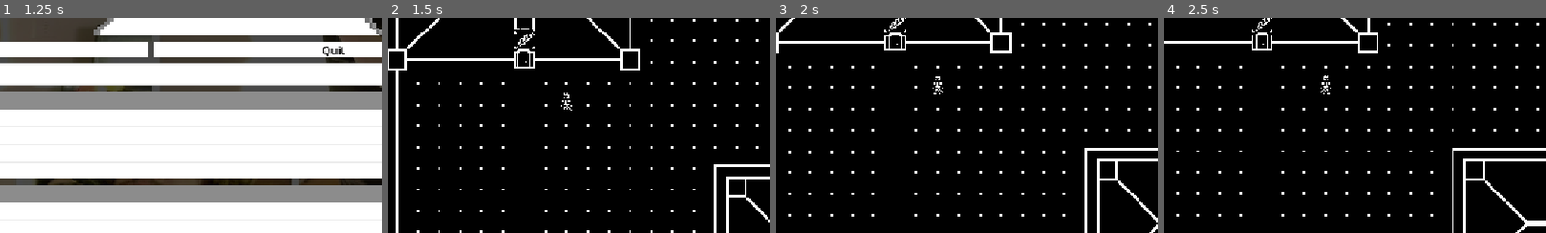
Above: before the commit, frames 1-4 (left to right).
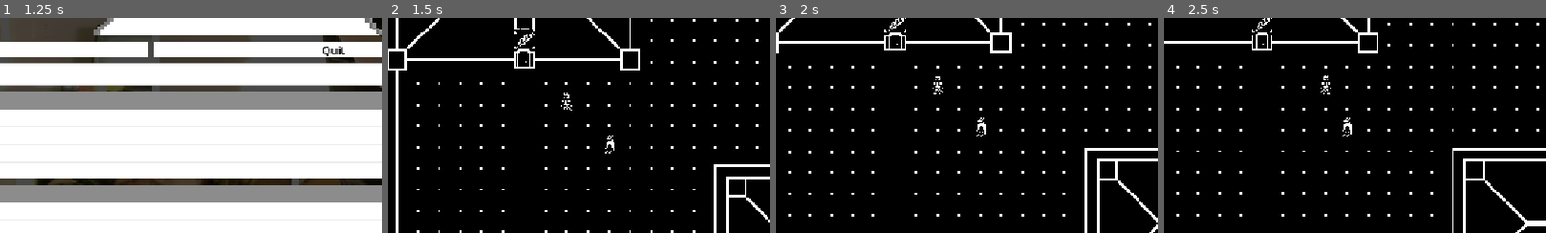
Above: after the commit, the same moments.

Repository: JohnScuzzman/Gnoll-Pointer-Godot-Game
Game: Godot game, scene res://level/main_menu.tscn
The game is run twice, just before and just after one commit, with the same random seed, the same clock (stepped at 60 frames per second) and the same inputs.
Inputs (mouse positions are % of the whole screen's width and height, from its top left):
- Up to frame 1 (1.25 s): click (50, 50) at 0.52 s; type "Alex" at 0.6 s
- Up to frame 2 (1.5 s): click "Start Game" at 1.25 s
- Up to frame 3 (2 s): no input
- Up to frame 4 (2.5 s): hold D (right) from 2.03 s (still down)
The pictures show only the part of the screen within x 30-80%, y 37-87%; the shares and areas given below are measured in that part.

Frame 1 is identical in both runs. In frame 2, less than 0.1% of the frame differs, in the area x 56-60%, y 54-64%; in frame 3, 0.1%, in the area x 52-55%, y 46-56%; in frame 4, 0.1%.

Commit message:
Added the enemy example

Diff:
--- a/level/game_level.tscn
+++ b/level/game_level.tscn
@@ -4,6 +4,7 @@
 [ext_resource type="Script" uid="uid://c07owb2c8tb47" path="res://level/bar_trigger.gd" id="4_4sx37"]
 [ext_resource type="Script" uid="uid://c3gtb7w4pcxyt" path="res://level/customs_trigger.gd" id="4_rkxjk"]
 [ext_resource type="Texture2D" uid="uid://ckyrl2q2o2rcp" path="res://art/DungeonSprites/Dungeon_Spritesheet.png" id="4_ymwx8"]
+[ext_resource type="PackedScene" uid="uid://c8xr027art8oh" path="res://entity/enemy_example.tscn" id="5_4sx37"]
 [ext_resource type="PackedScene" uid="uid://b3wtg51cfua7i" path="res://user_interface/user_interface.tscn" id="6_qf6wh"]
 [ext_resource type="Script" uid="uid://calv2h58el1mn" path="res://level/medic_trigger.gd" id="6_rkxjk"]
 
@@ -295,4 +296,8 @@
 
 [node name="PlayerInputCooldown" type="Timer" parent="." unique_id=894838426]
 
+[node name="EnemyExample" parent="." unique_id=738268757 instance=ExtResource("5_4sx37")]
+position = Vector2(160, 160)
+gravity_scale = 0.0
+
 [connection signal="timeout" from="PlayerInputCooldown" to="." method="_on_player_input_cooldown_timeout"]
Not shown: 1 places in entity/enemy_example.tscn that only renumber resources
